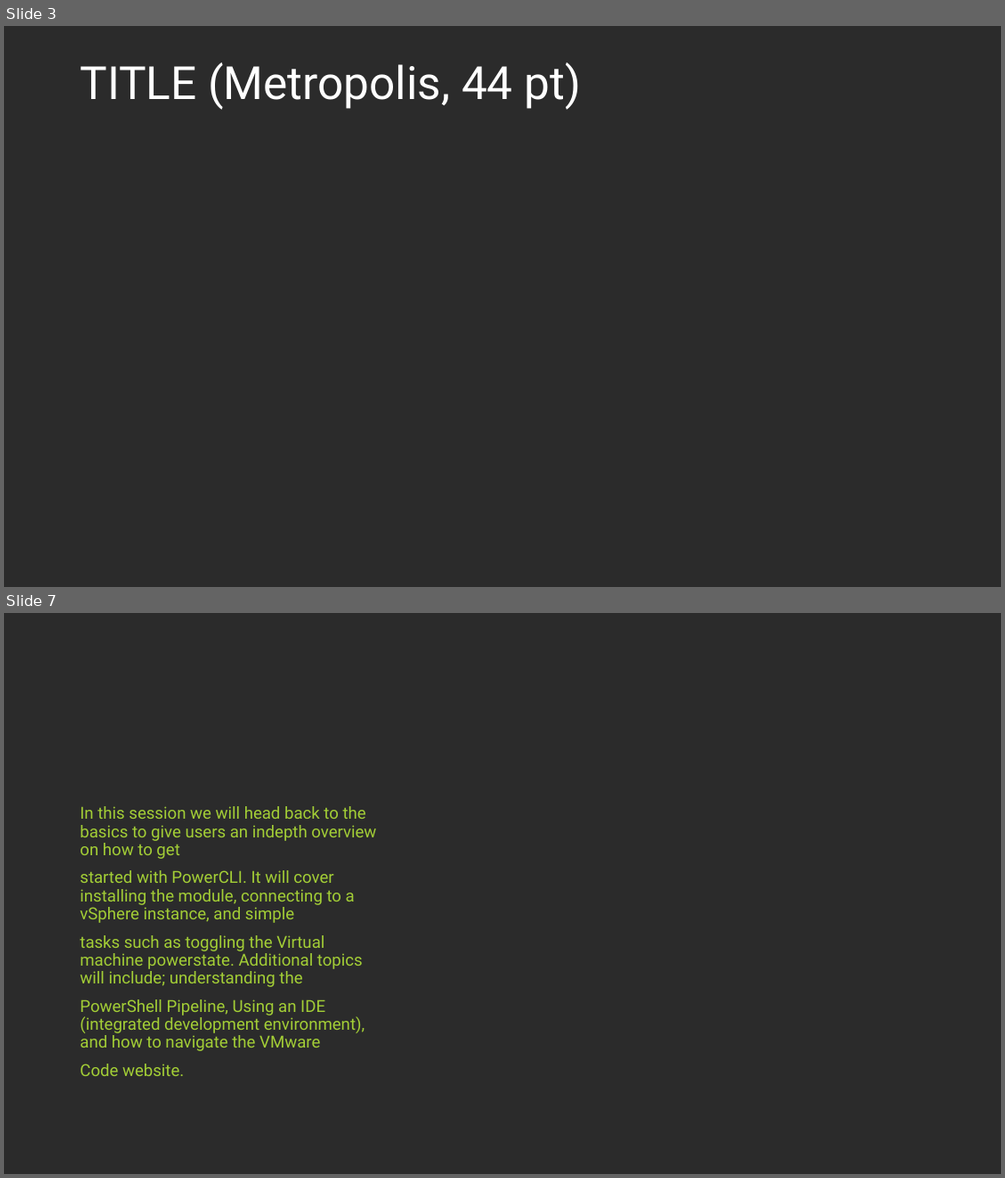
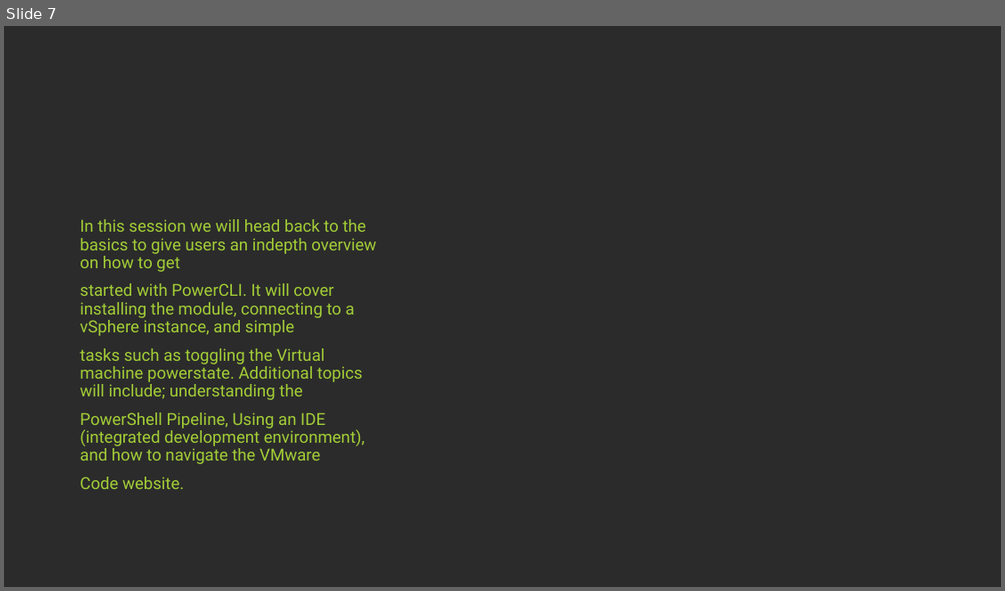
Before and after one commit to jpsider/Invoke-Automation, a slide deck: Powercli/PDX_VMUG_2023/UserCon-PPT-2023.pptx. Shown one above the other, each under a label of ours: slides 3 and 7 before the commit, slide 7 after it; the slides between them are not shown. The pictures are 1005x1178 and 1005x591 pixels, drawn with LibreOffice and Linux fonts; fonts in the diff are those of the drawing; background and template pictures are left out; a plain dark background stands for a picture behind light text. Boxes give left, top, right and bottom in pixels: in the first picture for what was removed or moved away, otherwise in the second. Text is boxed around its words. In the diff, an @@ line names an element or a change of style, - is before the commit and + after.

```diff
--- a/Powercli/PDX_VMUG_2023/UserCon-PPT-2023.pptx
+++ b/Powercli/PDX_VMUG_2023/UserCon-PPT-2023.pptx
@@ slide 3 removed at (4, 26, 1001, 587), background picture (left out) @@
@@ title removed at (80, 62, 581, 110) @@
-TITLE (Metropolis, 44 pt)
```
Also in this commit, not shown: 3 slides added, 2 other slides removed.
